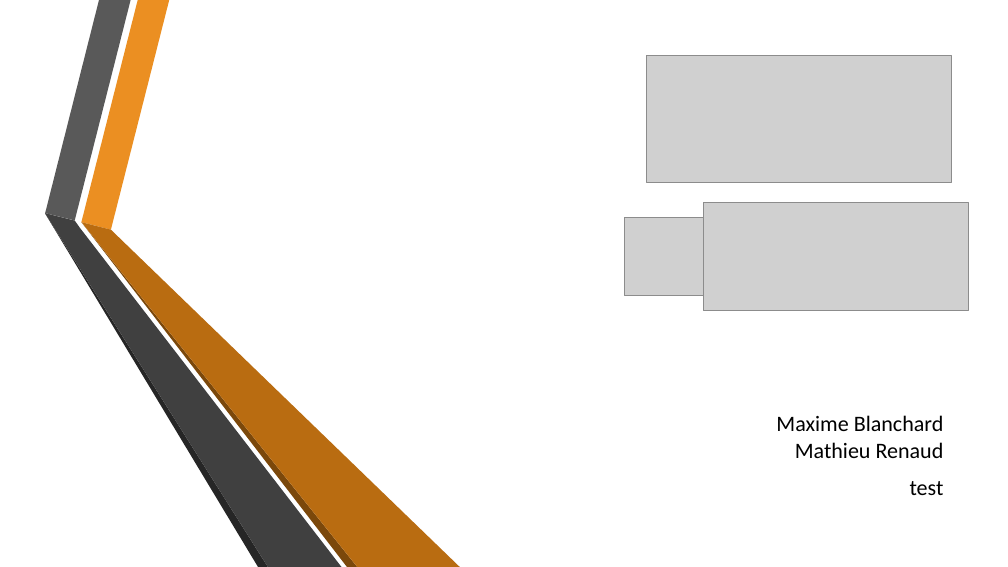
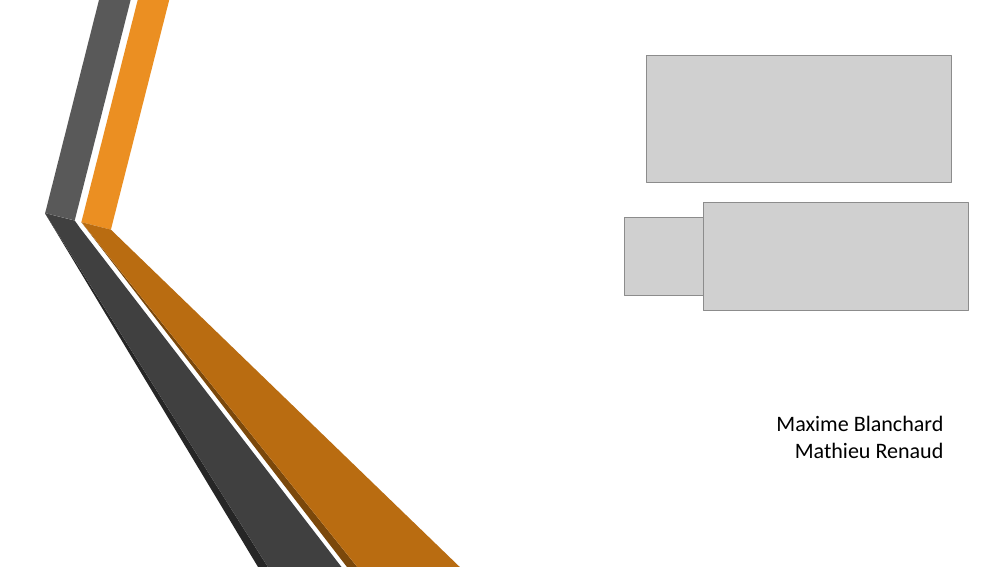
Before and after one commit to MatRenaud/Tptravailinfo, a slide deck: slide 1 of GitPresentation.pptx. Drawn at 1008x567 pixels with LibreOffice and Linux fonts; fonts in the diff are those of the drawing; grey boxes stand for pictures; background and template pictures are left out. Boxes give left, top, right and bottom in pixels: in the first picture for what was removed or moved away, otherwise in the second. Text is boxed around its words. In the diff, an @@ line names an element or a change of style, - is before the commit and + after.

```diff
--- a/GitPresentation.pptx
+++ b/GitPresentation.pptx
@@ subtitle at (910,481,944,495): paragraph removed @@
-test
```
Also in this commit, not shown: 1 other slide changed, 13 slides added, 3 other files.
